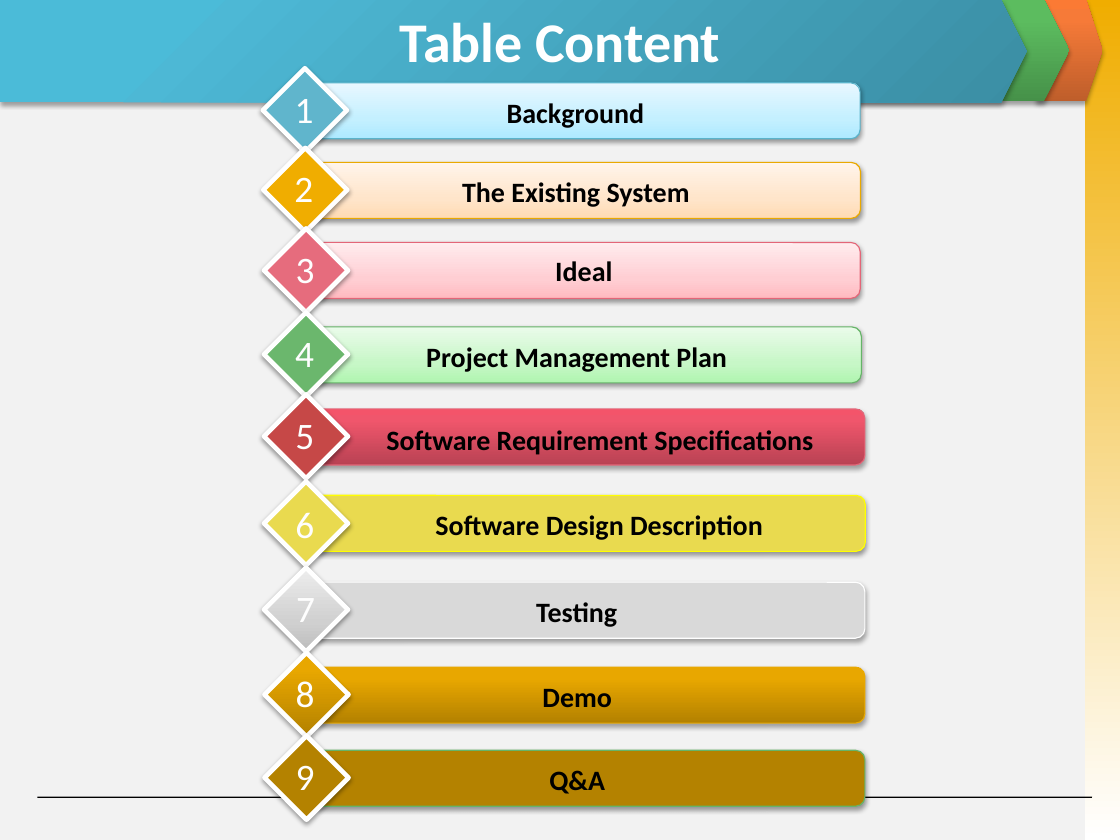
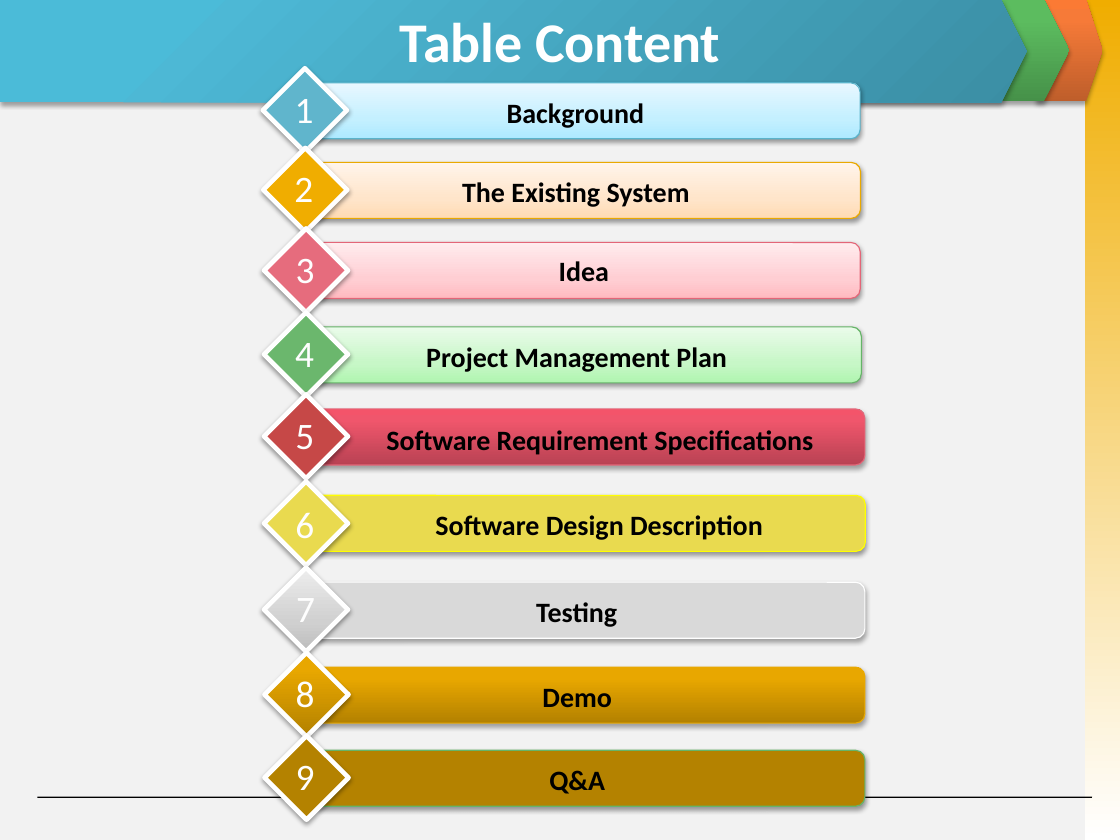
Before and after one commit to skyview059/e-learning-website, a slide deck: slide 4 of Document/Final report/Slide Present E-Learning.pptx. Drawn at 1120x840 pixels with LibreOffice and Linux fonts; fonts in the diff are those of the drawing. Boxes give left, top, right and bottom in pixels: in the first picture for what was removed or moved away, otherwise in the second. Text is boxed around its words. In the diff, an @@ line names an element or a change of style, - is before the commit and + after.

```diff
--- a/Document/Final report/Slide Present E-Learning.pptx
+++ b/Document/Final report/Slide Present E-Learning.pptx
@@ text at [559, 261, 609, 282]: text changed @@
-Ideal
+Idea
```
Also in this commit, not shown: 10 other slides changed, 4 slides added, 4 slides removed, 2 other files.
